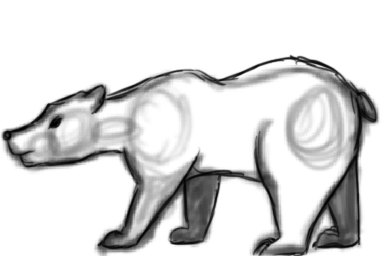
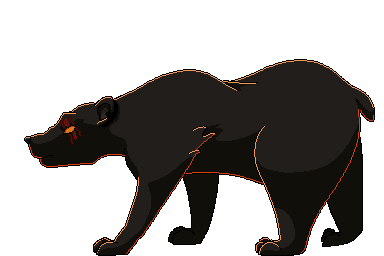
Layers edited between the first and the second 384px x 256px image:
added layer "Layer 3" above "Layer 4" over (x1=24, y1=59, x2=375, y2=256)
added layer "Layer 4" above "Layer 2" over (x1=24, y1=59, x2=375, y2=256)
hid "Layer 2", opacity 100% → 45% over (x1=1, y1=54, x2=378, y2=256)
hid "Layer 1", opacity 100% → 42% over (x1=0, y1=64, x2=382, y2=256)
